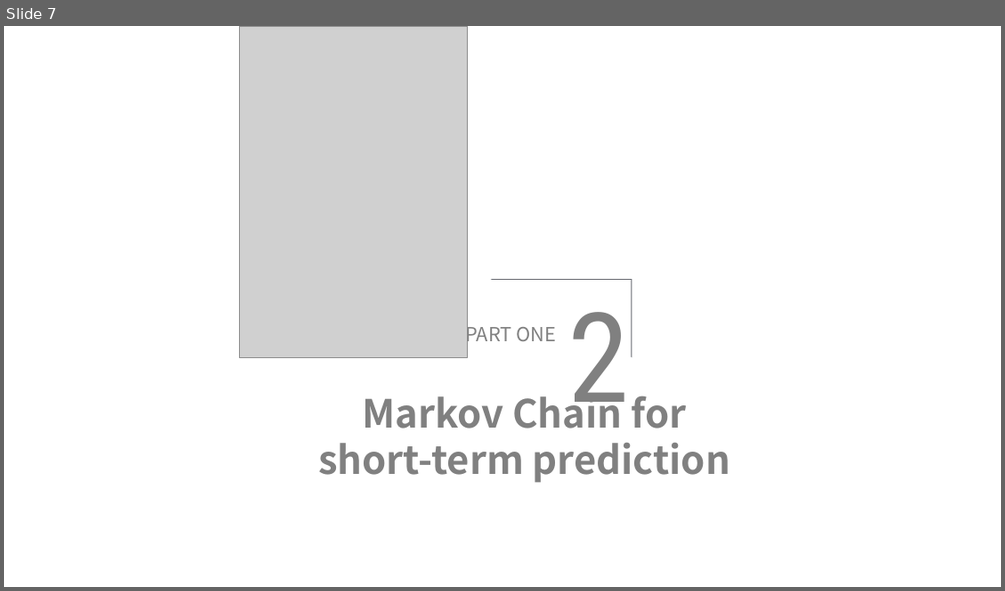
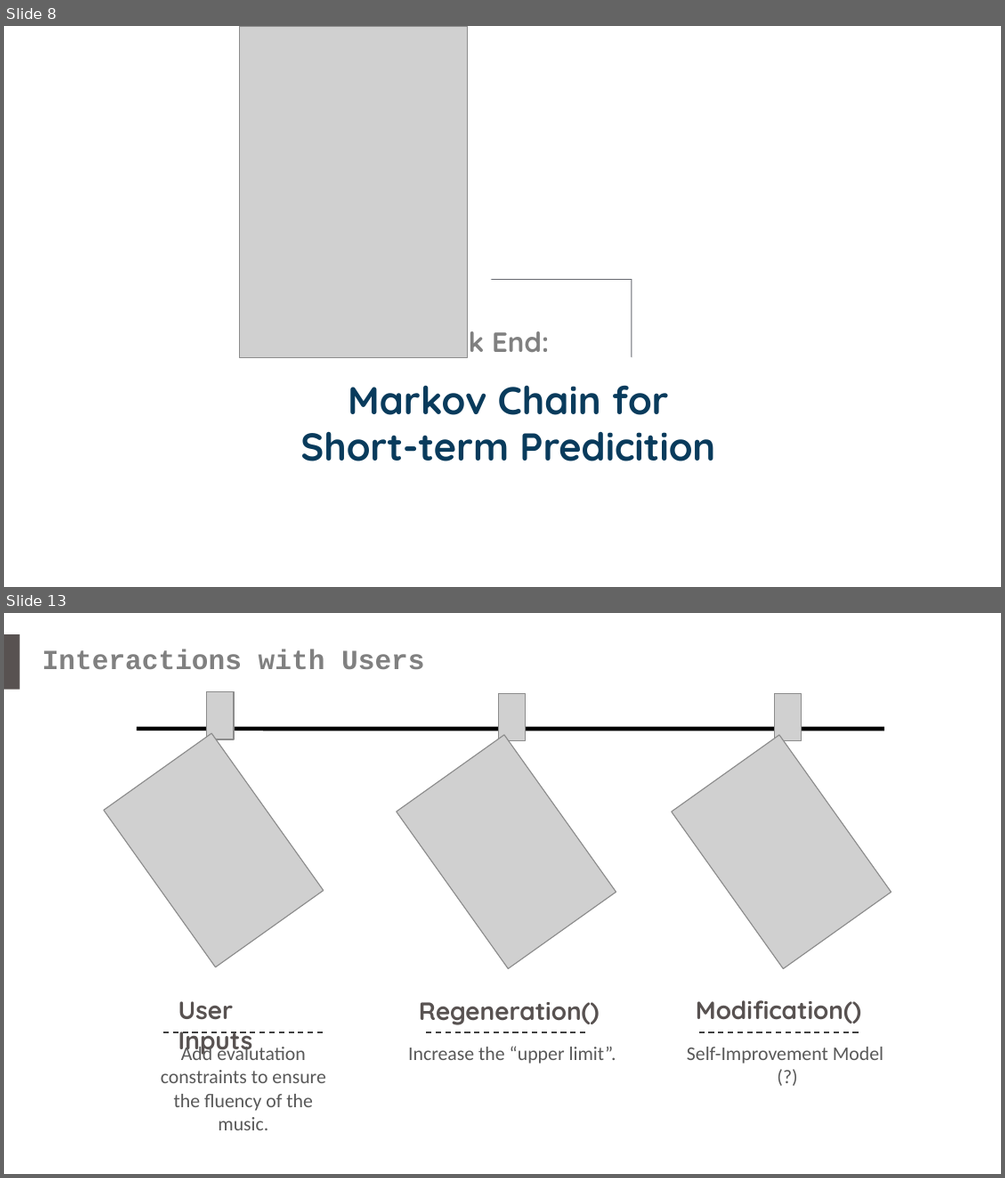
Before and after one commit to yippp/Musier, a slide deck: MidtermPRE/MusierMidtermFront.pptx. Shown one above the other, each under a label of ours: slide 7 before the commit, slides 8 and 13 after it; the slides between them are not shown. The pictures are 1005x591 and 1005x1178 pixels, drawn with LibreOffice and Linux fonts; fonts in the diff are those of the drawing; grey boxes stand for pictures. Boxes give left, top, right and bottom in pixels: in the first picture for what was removed or moved away, otherwise in the second. Text is boxed around its words. In the diff, an @@ line names an element or a change of style, - is before the commit and + after.

Commit message:
Exciting Limit Operation
Hummmm... The feeling is like meeting the traffic jam during the rush hour.
:D

```diff
--- a/MidtermPRE/MusierMidtermFront.pptx
+++ b/MidtermPRE/MusierMidtermFront.pptx
@@ slide 13 added at bbox=[4, 613, 1001, 1174], background #FFFFFF @@
@@ rectangle added at bbox=[4, 634, 20, 689], fill #585251 @@
@@ text added at bbox=[42, 649, 424, 669], 20 pt, text #808080, bold @@
+Interactions with Users
@@ picture added at bbox=[207, 691, 235, 739] @@
@@ picture added at bbox=[499, 694, 526, 741] @@
@@ picture added at bbox=[775, 694, 801, 741] @@
@@ picture added at bbox=[104, 733, 324, 966] @@
@@ line added from (137, 729) to (884, 729), #000000 3 pt @@
@@ picture added at bbox=[396, 735, 615, 968] @@
@@ picture added at bbox=[672, 735, 890, 968] @@
@@ text added at bbox=[178, 1001, 253, 1056], 18 pt, text #585251, bold @@
+User Inputs
@@ text added at bbox=[419, 1002, 599, 1025], 18 pt, text #585251, bold @@
+Regeneration()
@@ text added at bbox=[696, 1000, 861, 1023], 18 pt, text #585251, bold @@
+Modification()
@@ line added from (163, 1033) to (323, 1033), #404040 1 pt dashed @@
@@ line added from (426, 1033) to (586, 1033), #404040 1 pt dashed @@
@@ line added from (699, 1033) to (858, 1033), #404040 1 pt dashed @@
@@ text added at bbox=[161, 1044, 325, 1130], 14 pt, text #595959 @@
+Add evalutation constraints to ensure the fluency of the music.
@@ text added at bbox=[408, 1046, 616, 1063], 14 pt, text #595959 @@
+Increase the “upper limit”.
@@ text added at bbox=[687, 1046, 883, 1063], 14 pt, text #595959 @@
+Self-Improvement Model
+(?)
@@ what was slide 7 is now slide 8 @@
@@ slide 8 changed as well @@
@@ text removed at bbox=[568, 312, 630, 428] @@
-2
@@ text at bbox=[419, 322, 549, 359]: text changed; size 14 to 20 pt; font Noto Sans CJK SC to Quicksand; bold on @@
-PART ONE
+Back End:
@@ text at bbox=[300, 385, 715, 461]: text changed; font Noto Sans CJK SC to Quicksand; text colour #808080 to #093B5C @@
-Markov Chain for short-term prediction
+Markov Chain for Short-term Predicition
```
Also in this commit, not shown: 2 other slides changed, 10 other slides added, 22 slides removed.
